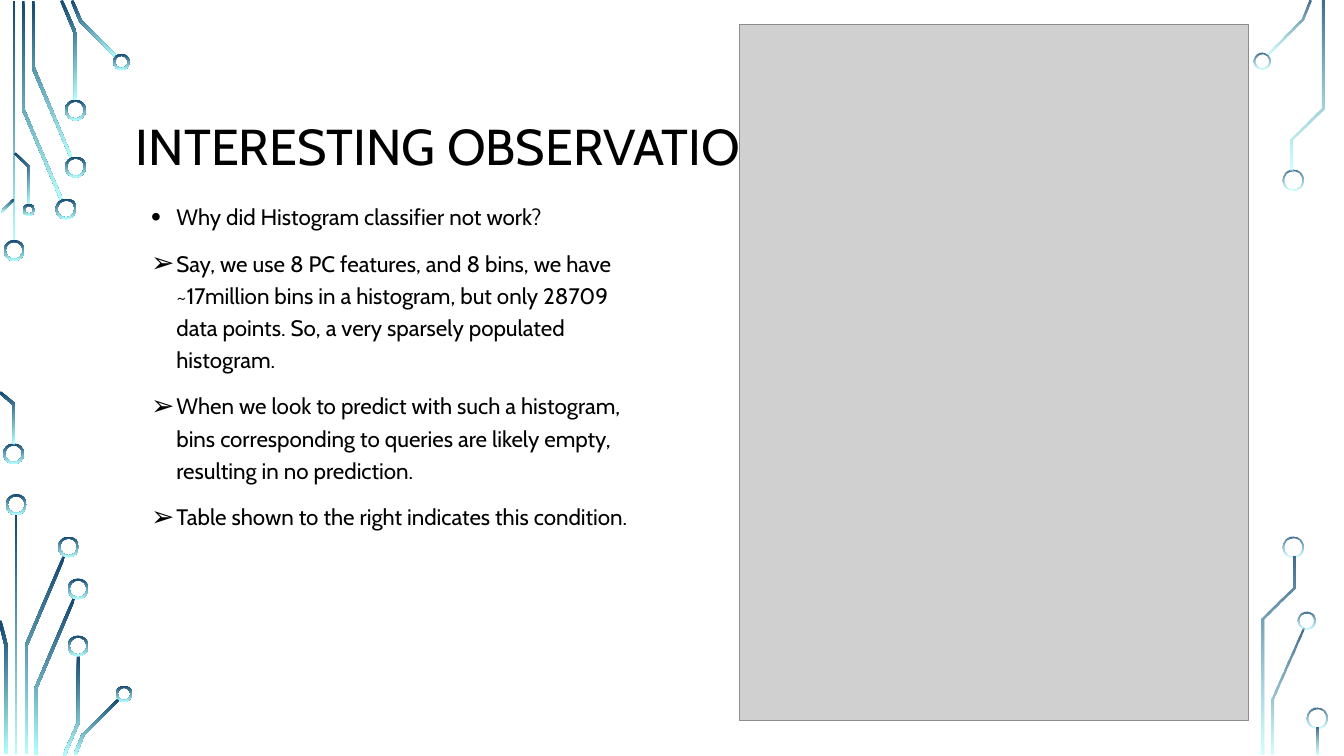
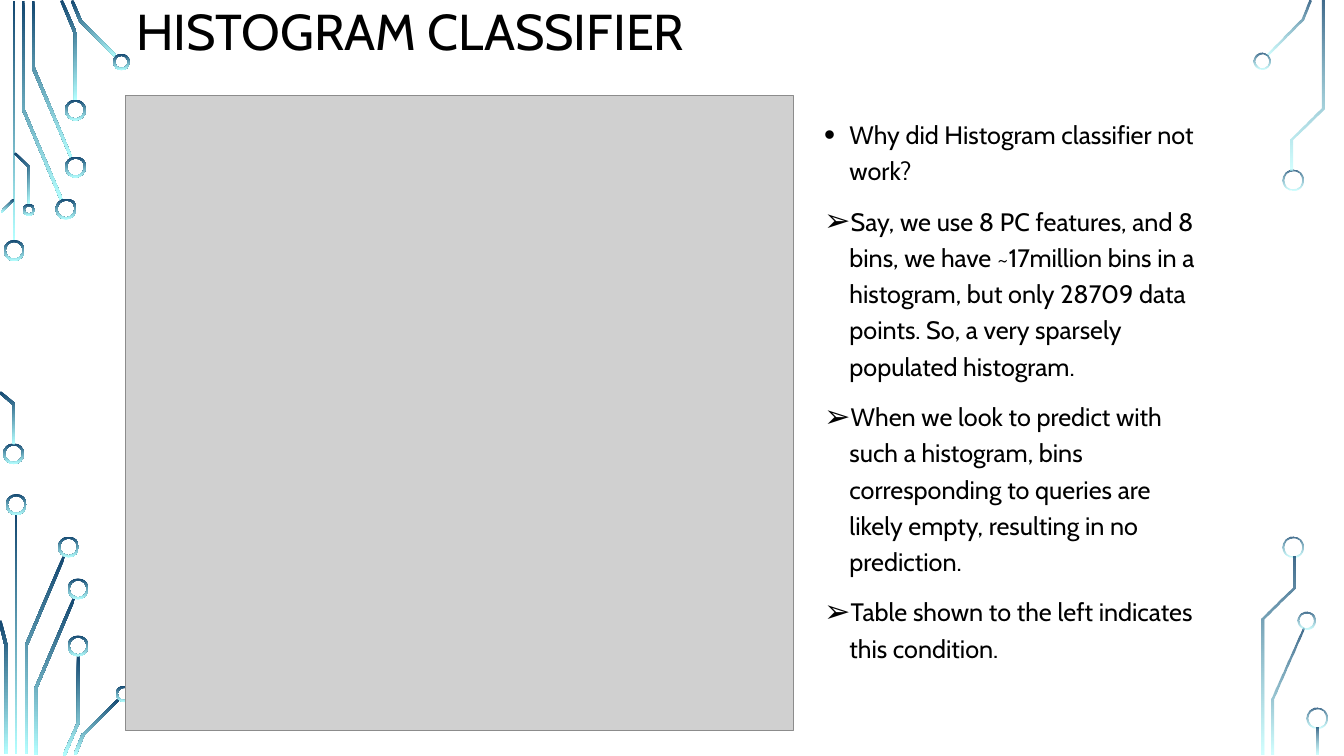
Before and after one commit to MR-KHILADI/Facial-Expression-Recognition, a slide deck: slide 11 of Final Project Draft.pptx. Drawn at 1344x756 pixels with LibreOffice and Linux fonts; fonts in the diff are those of the drawing; grey boxes stand for pictures; background and template pictures are left out. Boxes give left, top, right and bottom in pixels: in the first picture for what was removed or moved away, otherwise in the second. Text is boxed around its words. In the diff, an @@ line names an element or a change of style, - is before the commit and + after.

```diff
--- a/Final Project Draft.pptx
+++ b/Final Project Draft.pptx
@@ title added at <box>136,14,685,51</box>, 36 pt, text #000000 @@
+HISTOGRAM CLASSIFIER
@@ picture: place and size @@
-picture at <box>740,24,1249,721</box>
+picture at <box>126,96,793,731</box>
@@ text "Why did Histogram classifier not ...": place and size @@
-text "Why did Histogram classifier not ..." at <box>176,208,627,531</box>
+text "Why did Histogram classifier not ..." at <box>849,125,1194,659</box>
@@ title removed at <box>136,123,805,176</box> @@
-INTERESTING OBSERVATIONS
@@ text at <box>849,125,1194,577</box>: size 16 to 18 pt in "Why did Histogram classifier not work?", "Say, we use 8 PC features, and ...", "When we look to predict with such ..." @@
@@ text at <box>849,602,1193,659</box>: text changed; size 16 to 18 pt @@
-➢ Table shown to the right indicates this condition.
+➢ Table shown to the left indicates this condition.
```
Also in this commit, not shown: 9 other slides changed, 3 slides added, 1 slide removed.
